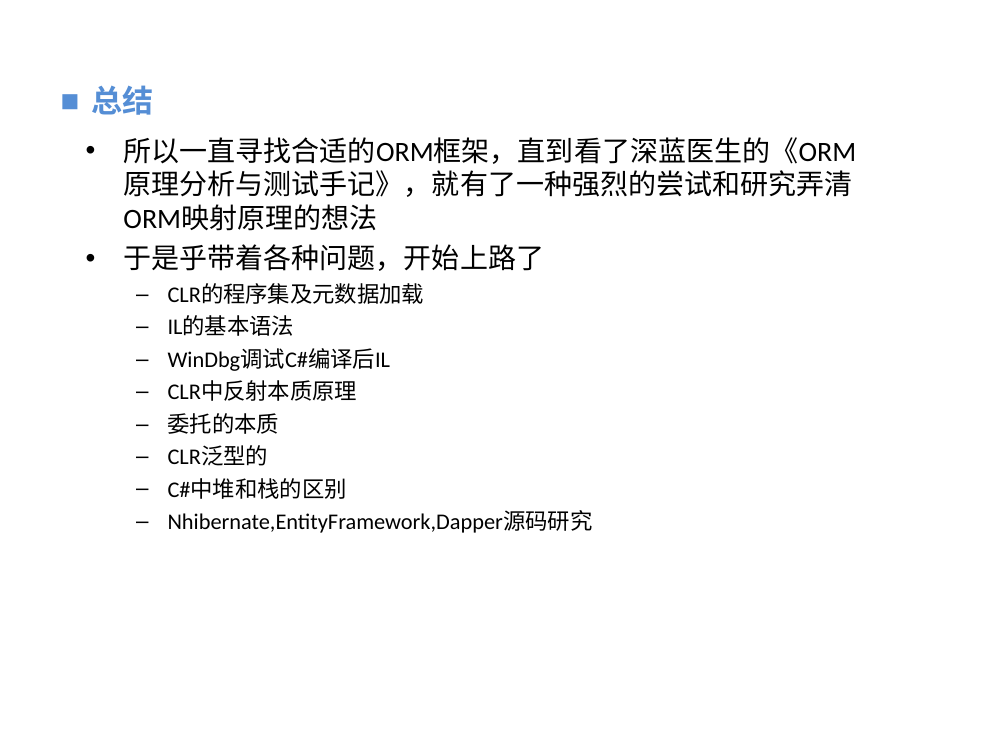
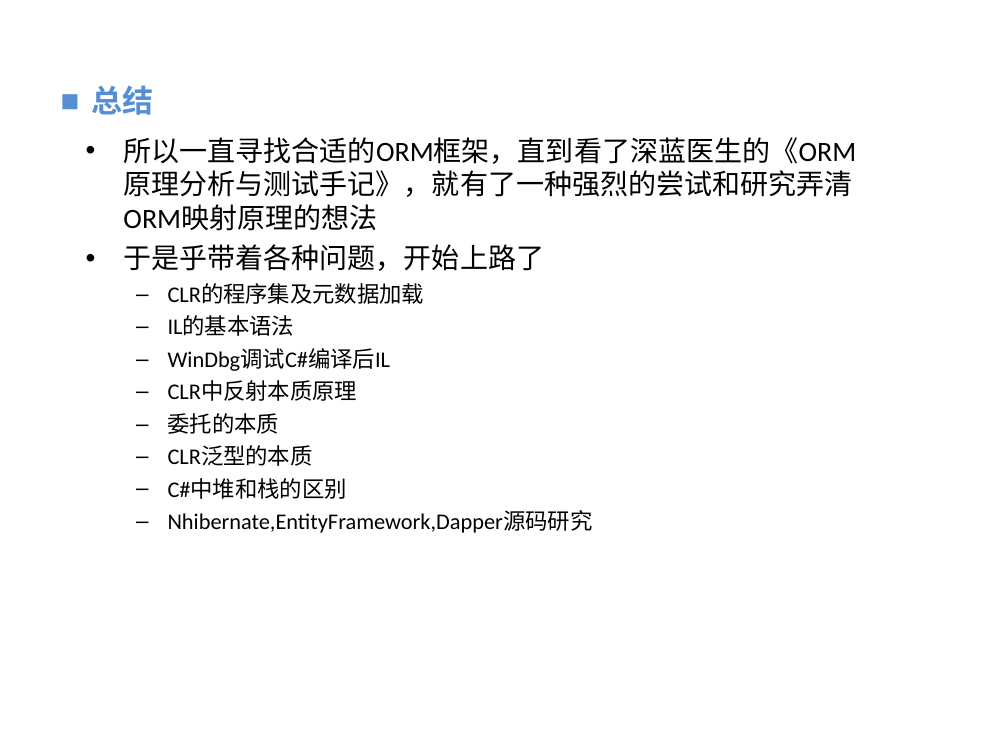
Before and after one commit to vaik/Documents, a slide deck: slide 20 of 我的分享/反射、委托、泛型的理解与应用分享.ppt (slide 19 before the commit). Drawn at 1008x756 pixels with LibreOffice and Linux fonts; fonts in the diff are those of the drawing; background and template pictures are left out. Boxes give left, top, right and bottom in pixels: in the first picture for what was removed or moved away, otherwise in the second. Text is boxed around its words. In the diff, an @@ line names an element or a change of style, - is before the commit and + after.

```diff
--- a/我的分享/反射、委托、泛型的理解与应用分享.ppt
+++ b/我的分享/反射、委托、泛型的理解与应用分享.ppt
@@ text at bbox=[168, 445, 313, 466]: text changed @@
-  – CLR泛型的
+  – CLR泛型的本质
```
Also in this commit, not shown: 3 other slides changed, 1 slide added.
